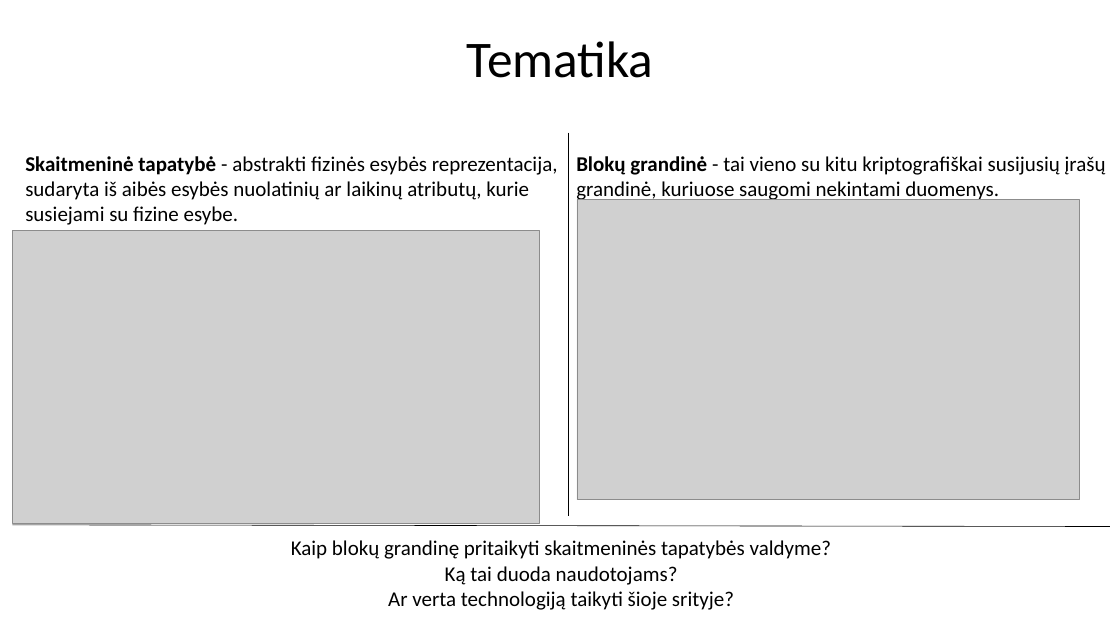
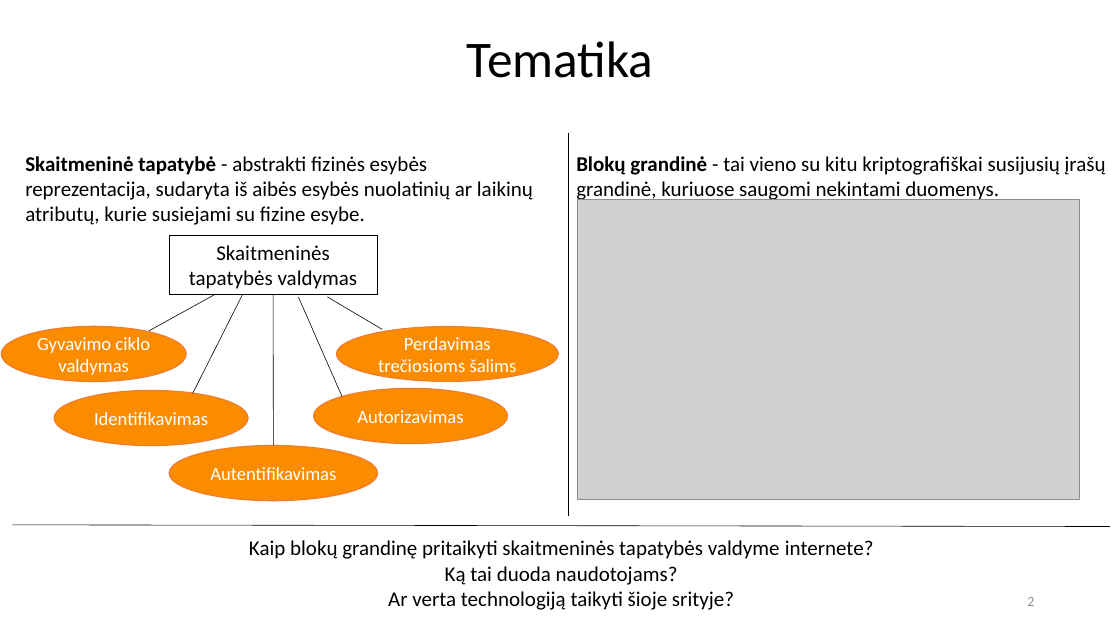
Before and after one commit to Ubaldas11/bachelor-thesis, a slide deck: slide 2 of BakalauroGynimas.pptx. Drawn at 1120x630 pixels with LibreOffice and Linux fonts; fonts in the diff are those of the drawing; grey boxes stand for pictures; background and template pictures are left out. Boxes give left, top, right and bottom in pixels: in the first picture for what was removed or moved away, otherwise in the second. Text is boxed around its words. In the diff, an @@ line names an element or a change of style, - is before the commit and + after.

```diff
--- a/BakalauroGynimas.pptx
+++ b/BakalauroGynimas.pptx
@@ text "Skaitmeninė tapatybė - abstrakti fizinės ..." rewrapped from [25,156,558,225] to [25,156,533,225] @@
@@ picture removed at [13,231,540,523] @@
@@ group added at [1,236,558,501]: 5 ellipses, 5 lines, 1 rectangle @@
+Skaitmeninės tapatybės valdymas
+Gyvavimo ciklo valdymas
+Identifikavimas
+Autentifikavimas
+Autorizavimas
+Perdavimas trečiosioms šalims
@@ text at [249,540,874,559]: text changed @@
-Kaip blokų grandinę pritaikyti skaitmeninės tapatybės valdyme?
+Kaip blokų grandinę pritaikyti skaitmeninės tapatybės valdyme internete?
@@ page number added at [1027,597,1034,606], 12 pt, text #8C8C8C @@
+2
```
Also in this commit, not shown: 5 other slides changed, 9 slides added, 2 slides removed, 4 other files.
